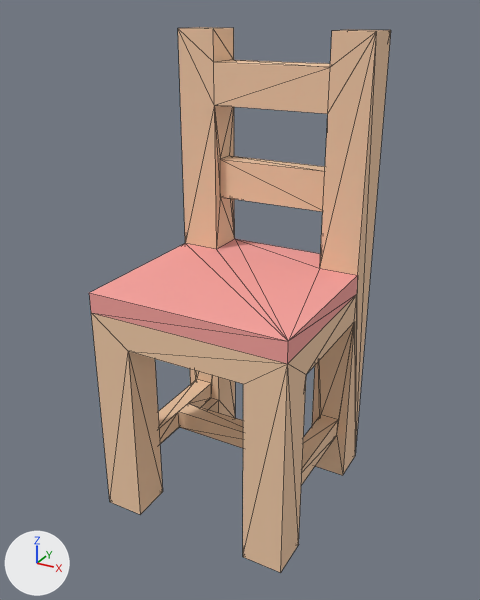
What one commit did to the glTF model assets/props/furniture/chairCushion.glb.
Both versions are drawn from a 50 mm camera at (0.39, -0.424, 0.478) aimed at (0.104, 0.096, 0.218). Arrows for +X, +Y and +Z are at lower left; the lights stay in place. The older version comes first. Mesh edges are drawn as thin lines. Vertices at exactly the same position are counted once.

Objects in the first picture: 'chairCushion(Clone)'.
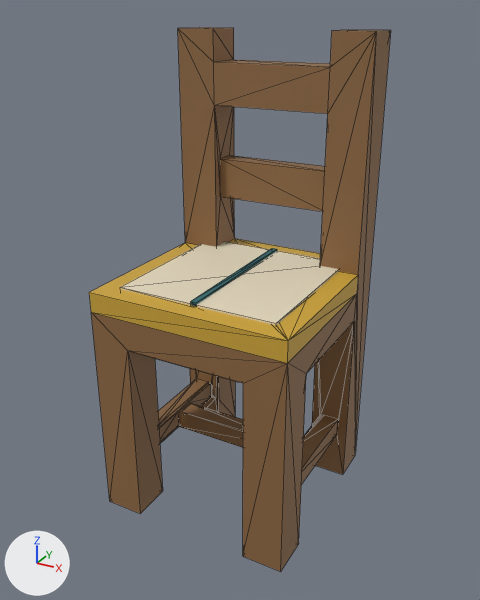
Changed parts and their boxes (x1, y1, x2, y2) in the pictures (480 x 600 px):
'chairCushion(Clone)', reshaped, moved, rescaled
    before: (89, 27, 391, 573)
    after: (89, 27, 391, 572)
part 1 of me_mesh_chaircushion, added (beige)
    after: (120, 242, 339, 325)
part 2 of me_mesh_chaircushion, added
    after: (191, 248, 277, 307)
part 3 of me_mesh_chaircushion, built on
    both: (158, 369, 338, 468)
part 4 of me_mesh_chaircushion, recoloured (beige to brown)
    both: (91, 27, 391, 572)
part 5 of me_mesh_chaircushion, recoloured (pink to yellow)
    both: (89, 239, 358, 363)

The change, as a list of edits to the scene's bpy script:
```text
Add mat_oakdark_002:
    mat_oakdark_002 = principled_material('oakDark.002')
    mat_oakdark_002.base_color = (0.27, 0.14, 0.055)  # brown #8e6942
    mat_oakdark_002.roughness = 0.6
Add mat_tealdark_002:
    mat_tealdark_002 = principled_material('tealDark.002')
    mat_tealdark_002.base_color = (0.02, 0.14, 0.16)  # dark cyan #27696f
    mat_tealdark_002.roughness = 0.7
Add mat_copper_002:
    mat_copper_002 = principled_material('copper.002')
    mat_copper_002.base_color = (0.55, 0.22, 0.1)  # orange #c48159
    mat_copper_002.metallic = 0.7
    mat_copper_002.roughness = 0.35
Add mat_mustard_002:
    mat_mustard_002 = principled_material('mustard.002')
    mat_mustard_002.base_color = (0.62, 0.38, 0.04)  # yellow #cea638
    mat_mustard_002.roughness = 0.6
Add mat_cream_002:
    mat_cream_002 = principled_material('cream.002')
    mat_cream_002.base_color = (0.78, 0.7, 0.52)  # beige #e5dabf
    mat_cream_002.roughness = 0.8
Change me_mesh_chaircushion:
    used by ob_chaircushion_clone; location = (0.0, 0.0, 0.0)
    remove me_mesh_chaircushion.from_pydata(...)  # 91 vertices, 198 faces; spans x 0.0..0.2, y 0.0..0.2, z 0.0..0.46
    add me_mesh_chaircushion.from_pydata(...)  # 233 vertices, 414 faces; spans x 0.0..0.2, y 0.0..0.2, z -0.001..0.46
    me_mesh_chaircushion part 1: a new loose piece, a box spanning x 0.02..0.18, y 0.02..0.18, z 0.236..0.242, in mat_cream_002 (beige #e5dabf)
    me_mesh_chaircushion part 2: a new loose piece, a box spanning x 0.097..0.103, y 0.02..0.18, z 0.24..0.244, in mat_tealdark_002 (dark cyan #27696f)
    me_mesh_chaircushion part 3
    31 faces are deleted
    62 vertices are added at x 0.009..0.174, y 0.0..0.2, z 0.046..0.19
    111 new faces join them, mat_oakdark_002 (brown #8e6942)
    me_mesh_chaircushion part 4: 153 faces spanning x 0.0..0.2, y 0.0..0.2, z 0.0..0.46 switch from mat_wood (beige #f3cca8) to mat_oakdark_002 (brown #8e6942)
    me_mesh_chaircushion part 5: 14 faces spanning x 0.0..0.2, y 0.0..0.2, z 0.22..0.24 switch from mat_carpet (pink #f9a39e) to mat_mustard_002 (yellow #cea638)
    other edits to the shape of me_mesh_chaircushion do not show in these pictures
    add me_mesh_chaircushion.materials.append(mat_cream_002)  # beige #e5dabf
    add me_mesh_chaircushion.materials.append(mat_tealdark_002)  # dark cyan #27696f
    add me_mesh_chaircushion.materials.append(mat_copper_002)  # orange #c48159
Change ob_chaircushion_clone:
    ob_chaircushion_clone.location: (0.0, 0.0, 0.0) -> (0.0, 0.0, 0.001)
    ob_chaircushion_clone.scale: (1.0, 1.0, 1.0) -> (1.0, 1.0, 0.998)
```
